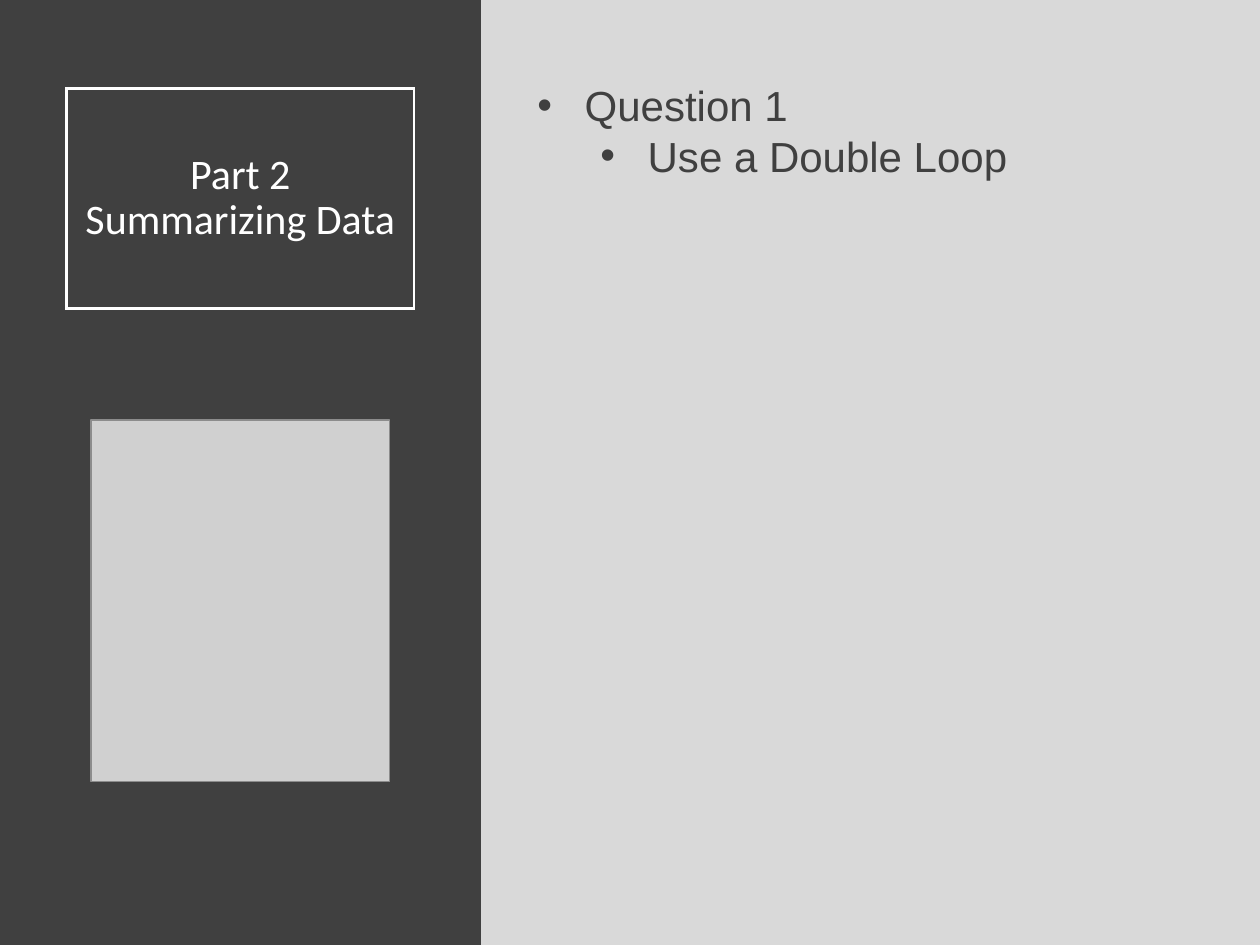
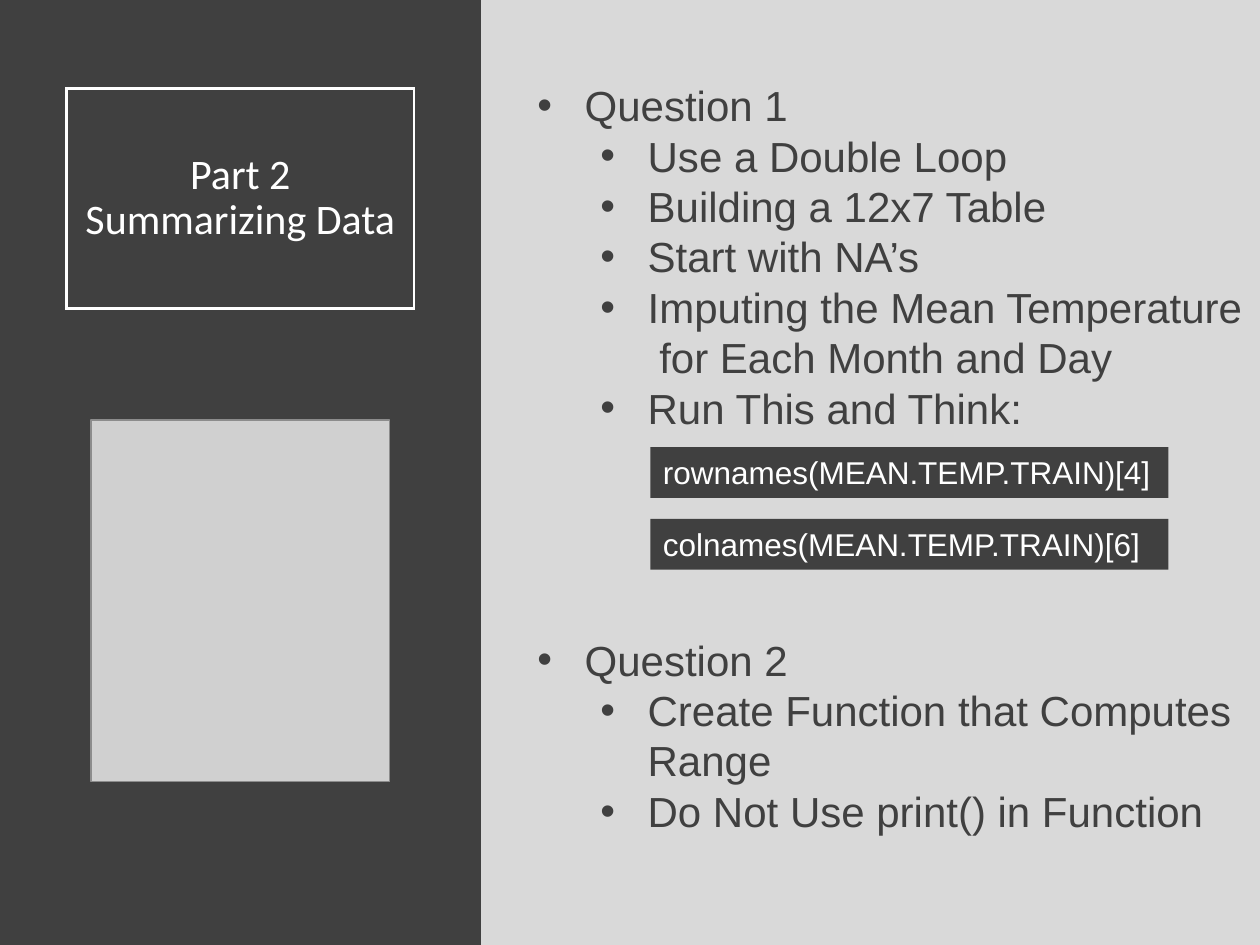
Before and after one commit to SuperMarioGiacomazzo/STOR320_WEBSITE, a slide deck: slide 7 of Lecture/Programming 4/Programming_4_Lecture.pptx. Drawn at 1260x945 pixels with LibreOffice and Linux fonts; fonts in the diff are those of the drawing; grey boxes stand for pictures. Boxes give left, top, right and bottom in pixels: in the first picture for what was removed or moved away, otherwise in the second. Text is boxed around its words. In the diff, an @@ line names an element or a change of style, - is before the commit and + after.

```diff
--- a/Lecture/Programming 4/Programming_4_Lecture.pptx
+++ b/Lecture/Programming 4/Programming_4_Lecture.pptx
@@ text at box(585, 191, 1242, 835): paragraphs added @@
+  • Building a 12x7 Table
+  • Start with NA’s
+  • Imputing the Mean Temperature for Each Month and Day
+  • Run This and Think:
+• Question 2
+  • Create Function that Computes Range
+  • Do Not Use print() in Function
@@ rectangle added at box(650, 447, 1168, 498), fill #404040, 18 pt, text #FFFFFF @@
+rownames(MEAN.TEMP.TRAIN)[4]
@@ rectangle added at box(650, 519, 1168, 570), fill #404040, 18 pt, text #FFFFFF @@
+colnames(MEAN.TEMP.TRAIN)[6]
```
Also in this commit, not shown: 2 slides added, 2 slides removed, 1 other file.
